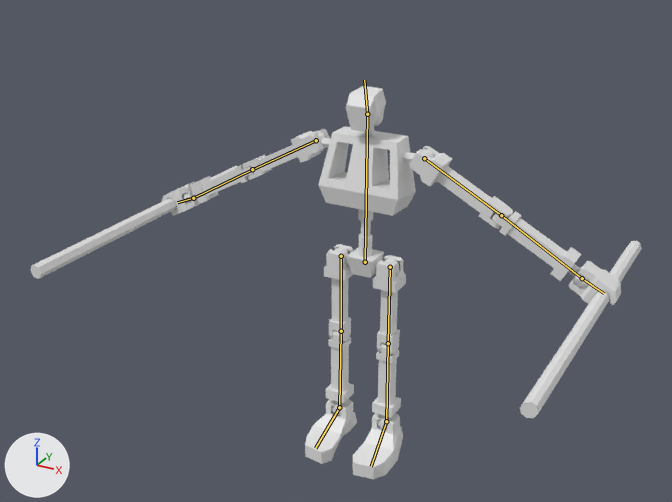
The Blender file assets/character/brickbot/char_brickbot_2.blend: old version first, new version second.
Both versions are drawn from a 50 mm camera at (1.7, -3.36, 2.77) aimed at (-0.01, -0.24, 1.21). The axes (+X, +Y, +Z) are drawn at lower left. The lights are the same throughout. The bones that bend it are drawn over the model as lines.

Names of what the first picture shows: 'ArmL', 'ArmR', 'Core', 'Legs'.
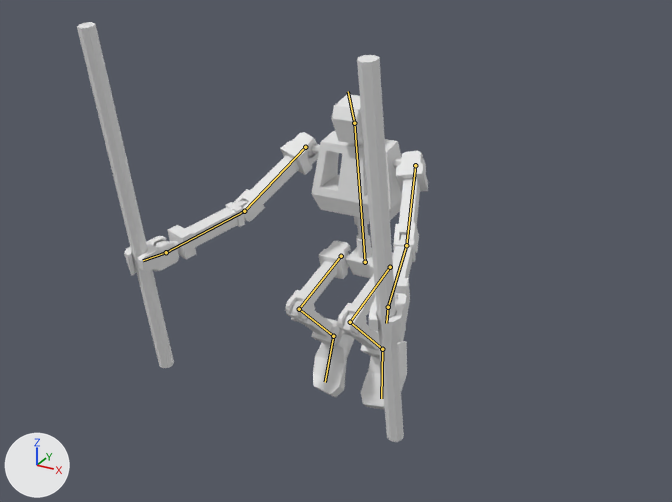
The newer file adds an action. The first version stands in its rest pose; the second is drawn at frame 13 of the action 'Action.002'.

Pixel boxes [x1, y1, x2, y2] of what changed, in the pictures (672 x 502 px):
```json
{"object": "ArmL", "change": "posed", "before": [409, 146, 642, 418], "after": [357, 55, 428, 442], "on screen": "69% narrower, 42% taller"}
{"object": "Legs", "change": "posed", "before": [305, 244, 406, 479], "after": [286, 241, 407, 409], "on screen": "20% wider, 28% shorter"}
{"object": "ArmR", "change": "posed", "before": [30, 129, 330, 279], "after": [77, 22, 318, 368], "on screen": "20% narrower, 130% taller"}
{"object": "Core", "change": "posed", "before": [308, 86, 434, 278], "after": [308, 94, 426, 278]}
{"bone": "spine", "before": "(365, 262) to (367, 114)", "after": "(365, 262) to (354, 123)"}
{"bone": "upper_arm.L", "before": "(424, 158) to (501, 215)", "after": "(415, 165) to (406, 245)"}
{"bone": "forearm.L", "before": "(501, 215) to (582, 278)", "after": "(406, 245) to (388, 307)"}
{"bone": "upper_arm.R", "before": "(316, 140) to (252, 169)", "after": "(305, 147) to (244, 211)"}
{"bone": "forearm.R", "before": "(252, 169) to (193, 198)", "after": "(244, 211) to (166, 252)"}
{"bone": "thigh.L", "before": "(390, 267) to (388, 343)", "after": "(390, 267) to (350, 322)"}
{"bone": "shin.L", "before": "(388, 343) to (386, 421)", "after": "(350, 322) to (382, 349)"}
{"bone": "thigh.R", "before": "(341, 256) to (341, 331)", "after": "(341, 256) to (299, 309)"}
{"bone": "shin.R", "before": "(341, 331) to (339, 407)", "after": "(299, 309) to (333, 336)"}
```

Scene script edits in JSON lines:
```json
{"block": "bone_spine", "where": "bone_spine = bpy.data.objects['metarig'].pose.bones['spine']  # child of 'cog'"}
{"op": "set", "path": "bone_spine.rotation_quaternion", "old": "(1.0, 0.0, 0.0, 0.0)", "new": "(0.996, 0.087, 0.0, 0.0)", "note": "degrees (0, 0, 0) -> degrees (10, 0, 0)"}
{"block": "bone_upper_arm_l", "where": "bone_upper_arm_l = bpy.data.objects['metarig'].pose.bones['upper_arm.L']  # child of 'spine'"}
{"op": "set", "path": "bone_upper_arm_l.rotation_quaternion", "old": "(1.0, 0.0, 0.0, 0.0)", "new": "(0.756, 0.423, -0.332, -0.317)", "note": "degrees (0, 0, 0) -> degrees (66, -14, -55)"}
{"block": "bone_forearm_l", "where": "bone_forearm_l = bpy.data.objects['metarig'].pose.bones['forearm.L']  # child of 'upper_arm.L'"}
{"op": "set", "path": "bone_forearm_l.rotation_quaternion", "old": "(1.0, 0.0, 0.0, 0.0)", "new": "(0.98, 0.187, -0.053, -0.002)", "note": "degrees (0, 0, 0) -> degrees (22, -6, -1)"}
{"block": "bone_upper_arm_r", "where": "bone_upper_arm_r = bpy.data.objects['metarig'].pose.bones['upper_arm.R']  # child of 'spine'"}
{"op": "set", "path": "bone_upper_arm_r.rotation_quaternion", "old": "(1.0, 0.0, 0.0, 0.0)", "new": "(0.758, 0.421, 0.335, 0.312)", "note": "degrees (0, 0, 0) -> degrees (66, 15, 54)"}
{"block": "bone_forearm_r", "where": "bone_forearm_r = bpy.data.objects['metarig'].pose.bones['forearm.R']  # child of 'upper_arm.R'"}
{"op": "set", "path": "bone_forearm_r.rotation_quaternion", "old": "(1.0, 0.0, 0.0, 0.0)", "new": "(0.98, 0.187, 0.055, 0.002)", "note": "degrees (0, 0, 0) -> degrees (22, 6, 1)"}
{"block": "bone_thigh_l", "where": "bone_thigh_l = bpy.data.objects['metarig'].pose.bones['thigh.L']  # child of 'spine'"}
{"op": "set", "path": "bone_thigh_l.rotation_quaternion", "old": "(1.0, 0.0, 0.0, 0.0)", "new": "(0.737, -0.677, 0.0, 0.0)", "note": "degrees (0, 0, 0) -> degrees (-85, 0, 0)"}
{"block": "bone_shin_l", "where": "bone_shin_l = bpy.data.objects['metarig'].pose.bones['shin.L']  # child of 'thigh.L'"}
{"op": "set", "path": "bone_shin_l.rotation_quaternion", "old": "(1.0, 0.0, 0.0, 0.0)", "new": "(0.471, 0.882, 0.009, 0.004)", "note": "degrees (0, 0, 0) -> degrees (124, 0, 1)"}
{"block": "bone_thigh_r", "where": "bone_thigh_r = bpy.data.objects['metarig'].pose.bones['thigh.R']  # child of 'spine'"}
{"op": "set", "path": "bone_thigh_r.rotation_quaternion", "old": "(1.0, 0.0, 0.0, 0.0)", "new": "(0.737, -0.677, 0.0, 0.0)", "note": "degrees (0, 0, 0) -> degrees (-85, 0, 0)"}
{"block": "bone_shin_r", "where": "bone_shin_r = bpy.data.objects['metarig'].pose.bones['shin.R']  # child of 'thigh.R'"}
{"op": "set", "path": "bone_shin_r.rotation_quaternion", "old": "(1.0, 0.0, 0.0, 0.0)", "new": "(0.471, 0.882, -0.009, -0.004)", "note": "degrees (0, 0, 0) -> degrees (124, 0, -1)"}
```
